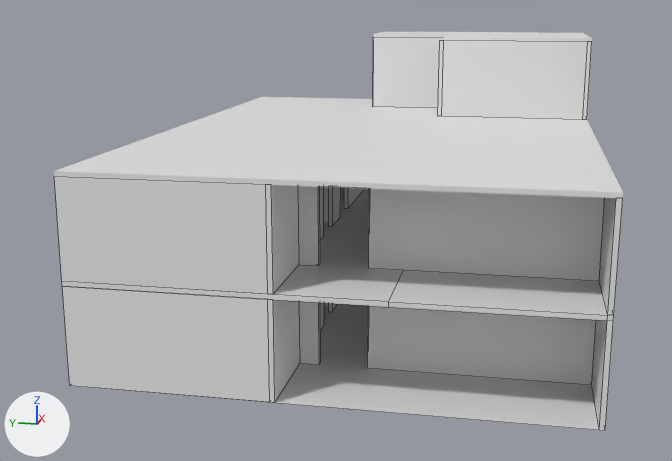
Two versions of the FBX model Blender/Home2.fbx, one commit apart.
Camera for both pictures: a camera (50 mm lens) standing at (-7.74, 0.83, 3.6) and looking at (3.22, 3.02, 0.86). The lights are fixed; the arrows at lower left show +X, +Y and +Z. Mesh edges are drawn as thin lines on the coarser meshes. Where no turn or scale is listed for an object, it has been applied to the vertices.
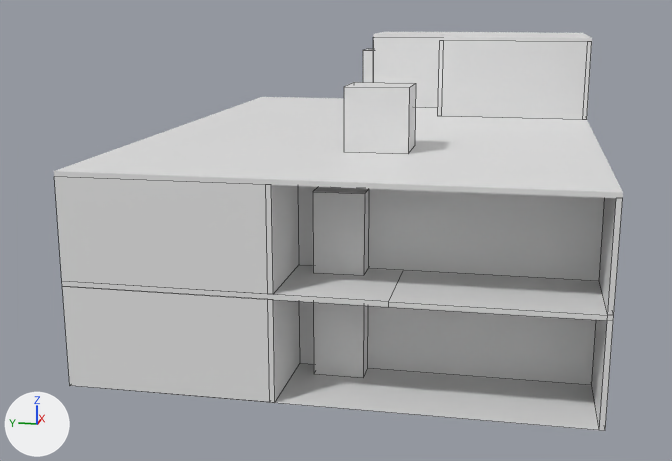
Where the change shows, as pixel boxes (x1, y1, x2, y2) in the pictures (672 x 461 px):
'Cube.062', added
    after: (344, 82, 416, 154)
'Cube.054', added
    after: (313, 187, 369, 275)
'Cube.007', added
    after: (313, 302, 368, 377)
'Cube.067', added
    after: (363, 49, 373, 82)

Diff of the bpy script that builds the scene:
```diff
--- a/Blender/Home2.fbx.py
+++ b/Blender/Home2.fbx.py
@@ mat_material_058 @@
+mat_material_058 = principled_material('Material.058')
+mat_material_058.base_color = (0.8, 0.8, 0.8)  # white #e7e7e7
@@ mat_material_008 @@
+mat_material_008 = principled_material('Material.008')
+mat_material_008.base_color = (0.8, 0.8, 0.8)  # white #e7e7e7
@@ mat_material_066 @@
+mat_material_066 = principled_material('Material.066')
+mat_material_066.base_color = (0.8, 0.8, 0.8)  # white #e7e7e7
@@ me_cube_058 @@
+me_cube_058.from_pydata(...)  # a box spanning x -0.25..0.25, y -0.25..0.25, z -1.0..-0.2
+me_cube_058.materials.append(mat_material_058)  # white #e7e7e7
@@ me_cube_066 @@
+me_cube_066.from_pydata(...)  # a box spanning x -0.282..0.282, y -0.383..0.283, z -0.333..0.333
@@ me_cube_008 @@
+me_cube_008.from_pydata(...)  # a box spanning x -0.25..0.25, y -0.25..0.25, z -1.0..-0.2
+me_cube_008.materials.append(mat_material_008)  # white #e7e7e7
@@ me_cube_071 @@
+me_cube_071.from_pydata(...)  # a box spanning x -0.25..0.25, y -0.25..0.25, z -1.0..-0.2
+me_cube_071.materials.append(mat_material_066)  # white #e7e7e7
@@ ob_cube_054 @@
+ob_cube_054 = bpy.data.objects.new('Cube.054', me_cube_058)
+ob_cube_054.location = (1.0, 2.5, 2.05)
@@ ob_cube_062 @@
+ob_cube_062 = bpy.data.objects.new('Cube.062', me_cube_066)
+ob_cube_062.location = (1.91, 2.33, 2.43)
@@ ob_cube_007 @@
+ob_cube_007 = bpy.data.objects.new('Cube.007', me_cube_008)
+ob_cube_007.location = (1.0, 2.5, 1.0)
@@ ob_cube_067 @@
+ob_cube_067 = bpy.data.objects.new('Cube.067', me_cube_071)
+ob_cube_067.location = (6.45, 2.95, 3.1)
```
